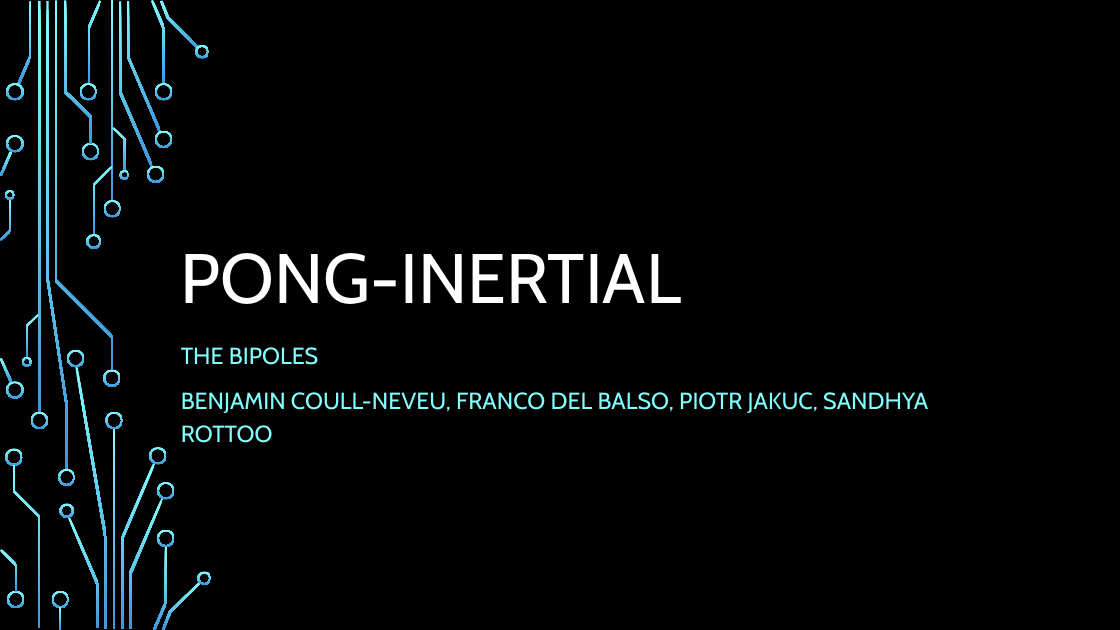
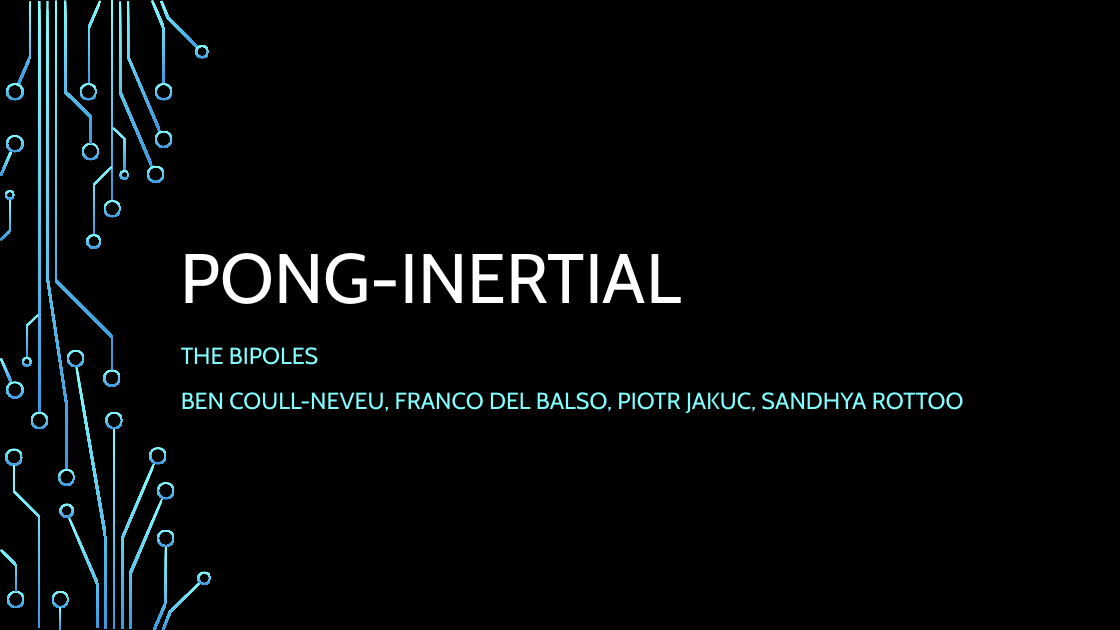
Before and after one commit to sandhyarottoo/phys-hackathon-2023, a slide deck: slide 1 of presentation.pptx. Drawn at 1120x630 pixels with LibreOffice and Linux fonts; fonts in the diff are those of the drawing; background and template pictures are left out. Boxes give left, top, right and bottom in pixels: in the first picture for what was removed or moved away, otherwise in the second. Text is boxed around its words. In the diff, an @@ line names an element or a change of style, - is before the commit and + after.

Commit message:
changed name

```diff
--- a/presentation.pptx
+++ b/presentation.pptx
@@ subtitle at [181,392,964,413]: text changed @@
-BENJAMIN COULL-NEVEU, FRANCO DEL BALSO, PIOTR JAKUC, SANDHYA ROTTOO
+BEN COULL-NEVEU, FRANCO DEL BALSO, PIOTR JAKUC, SANDHYA ROTTOO
```
